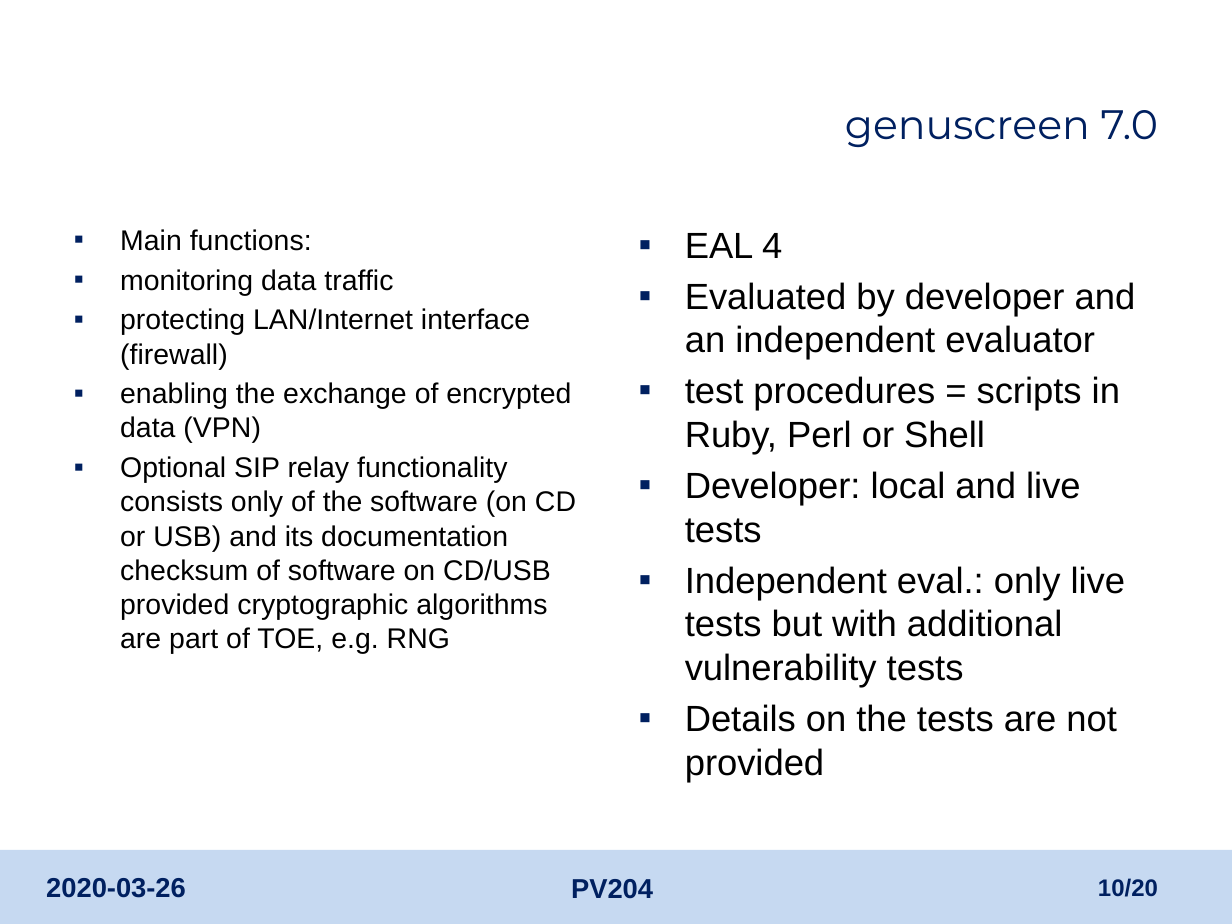
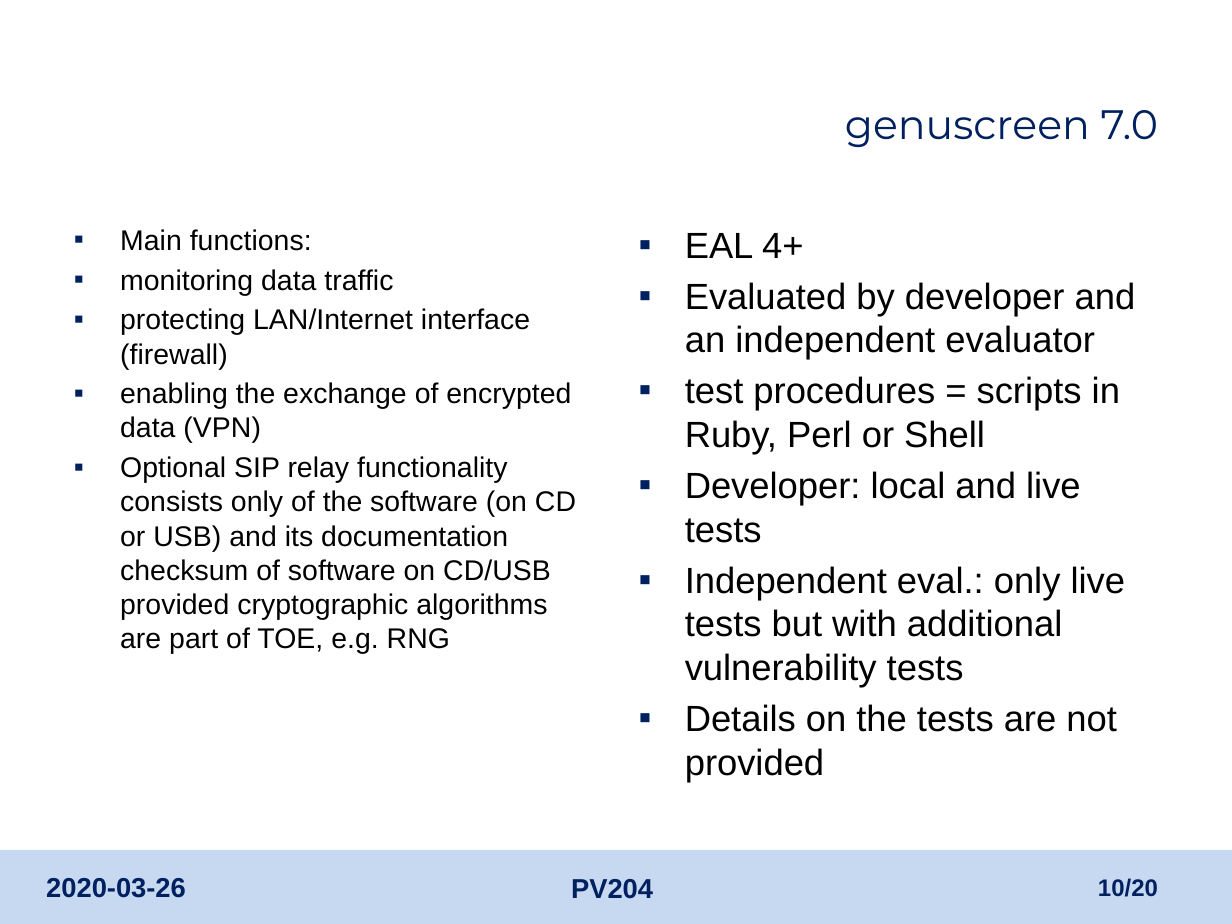
Before and after one commit to TomasMadeja/pv204_Team_Project_Supercalifragilisticexpialidocious, a slide deck: slide 10 of certificate_analysis/pv204_project_report.pptx. Drawn at 1232x924 pixels with LibreOffice and Linux fonts; fonts in the diff are those of the drawing; background and template pictures are left out. Boxes give left, top, right and bottom in pixels: in the first picture for what was removed or moved away, otherwise in the second. Text is boxed around its words. In the diff, an @@ line names an element or a change of style, - is before the commit and + after.

```diff
--- a/certificate_analysis/pv204_project_report.pptx
+++ b/certificate_analysis/pv204_project_report.pptx
@@ text at [685,233,803,258]: text changed @@
-▪ EAL 4
+▪ EAL 4+
```
Also in this commit, not shown: 6 other files.
